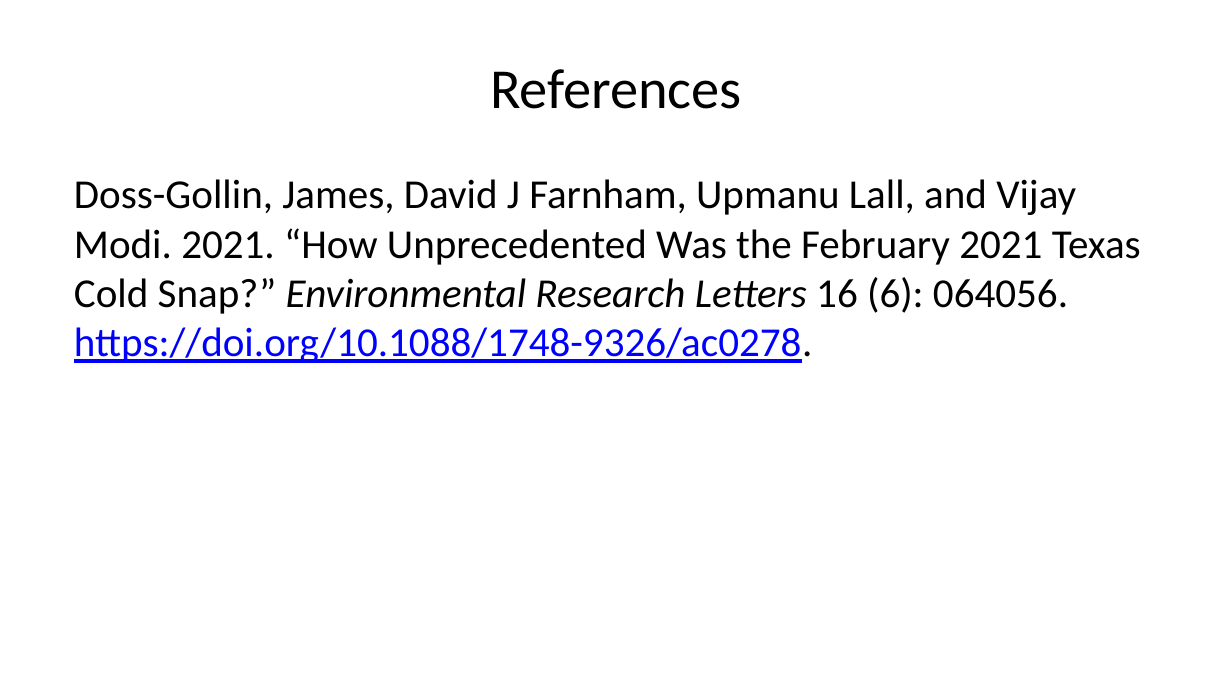
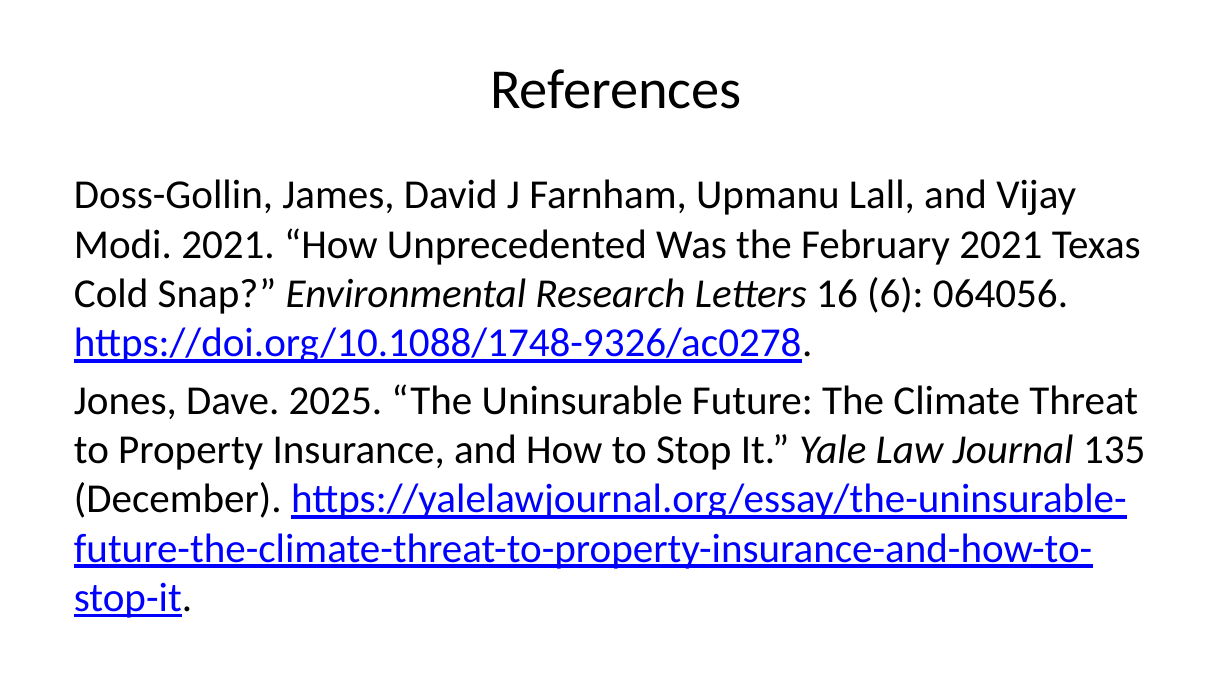
Before and after one commit to CEVE-421-521/ceve-421-521.github.io, a slide deck: slide 43 of lectures/week-04/index.pptx. Drawn at 1232x693 pixels with LibreOffice and Linux fonts; fonts in the diff are those of the drawing. Boxes give left, top, right and bottom in pixels: in the first picture for what was removed or moved away, otherwise in the second. Text is boxed around its words. In the diff, an @@ line names an element or a change of style, - is before the commit and + after.

```diff
--- a/lectures/week-04/index.pptx
+++ b/lectures/week-04/index.pptx
@@ text at (74,384,1145,618): paragraph added @@
+Jones, Dave. 2025. “The Uninsurable Future: The Climate Threat to Property Insurance, and How to Stop It.” Yale Law Journal 135 (December). https://yalelawjournal.org/essay/the-uninsurable-future-the-climate-threat-to-property-insurance-and-how-to-stop-it.
```
Also in this commit, not shown: 49 other files.
